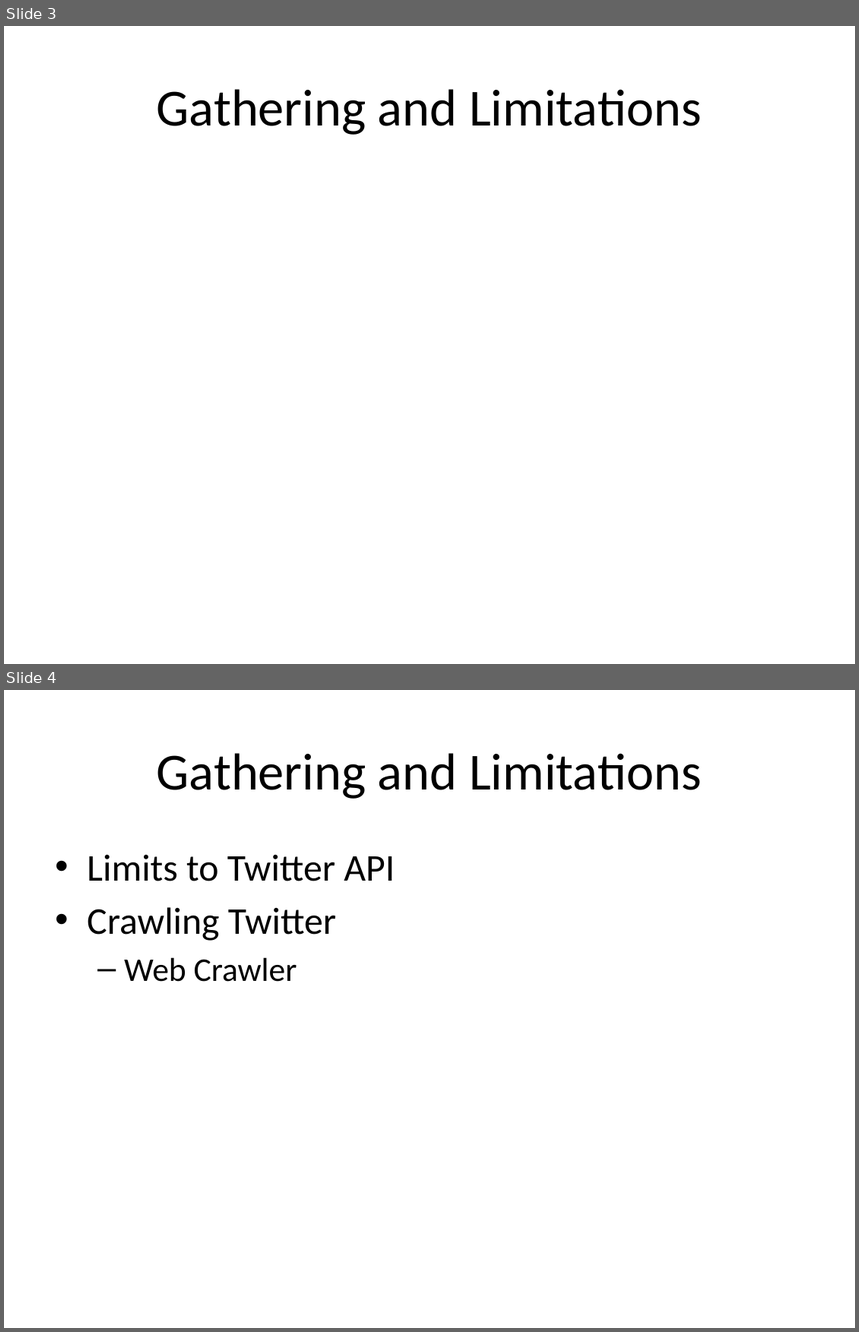
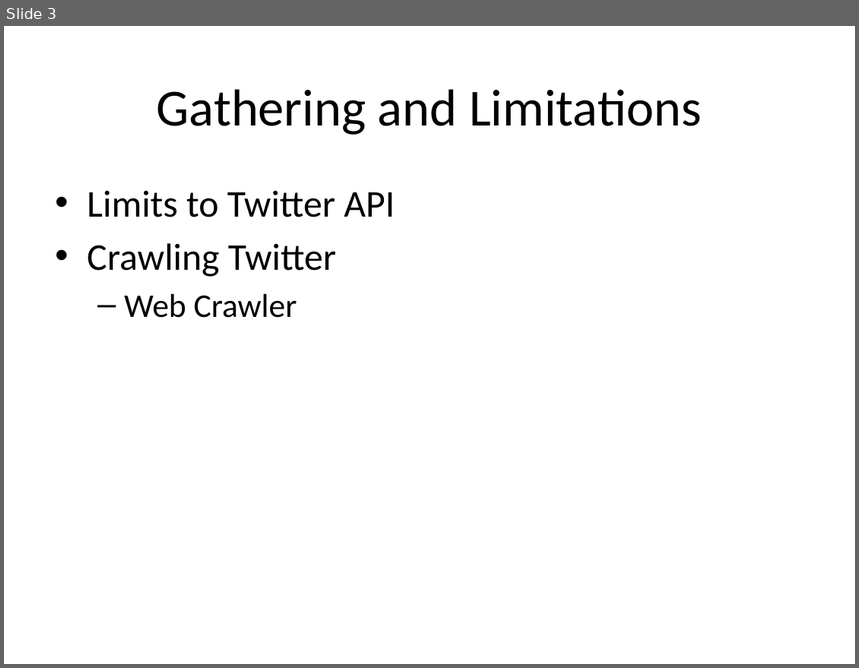
Before and after one commit to isurup/kalle-martin-group, a slide deck: SSE3/MartinPresentation/project.pptx. Shown one above the other, each under a label of ours: slides 3 and 4 before the commit, slide 3 after it. The pictures are 859x1332 and 859x668 pixels, drawn with LibreOffice and Linux fonts; fonts in the diff are those of the drawing. Boxes give left, top, right and bottom in pixels: in the first picture for what was removed or moved away, otherwise in the second. Text is boxed around its words. In the diff, an @@ line names an element or a change of style, - is before the commit and + after.

```diff
--- a/SSE3/MartinPresentation/project.pptx
+++ b/SSE3/MartinPresentation/project.pptx
@@ slide 3 removed at box(4, 26, 855, 664), background #FFFFFF @@
@@ title removed at box(157, 89, 702, 135) @@
-Gathering and Limitations
@@ what was slide 4 is now slide 3 @@
```
Also in this commit, not shown: 2 slides changed, 1 slide added.
